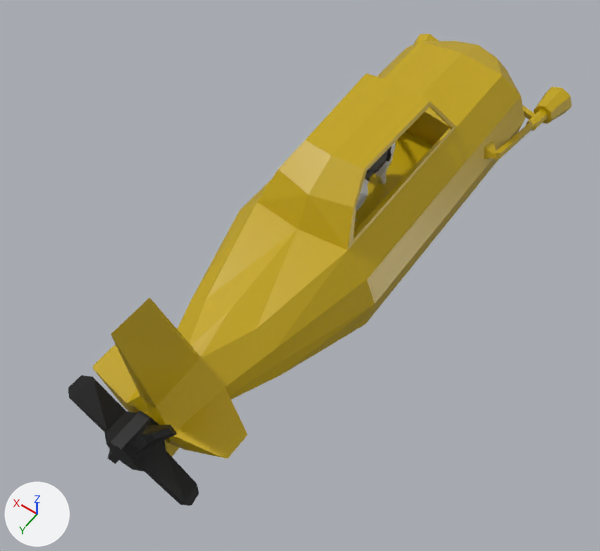
Before and after pictures for a commit that changed the Blender file blender/submarine.blend.
Camera for both pictures: a 50 mm camera at (-4.13, 6.81, 8.81) aimed at (-0.12, 1.19, -0.02). Lighting does not change. The marker at lower left points along +X, +Y and +Z.

In view in the first picture: 'propeller', 'submarine'.
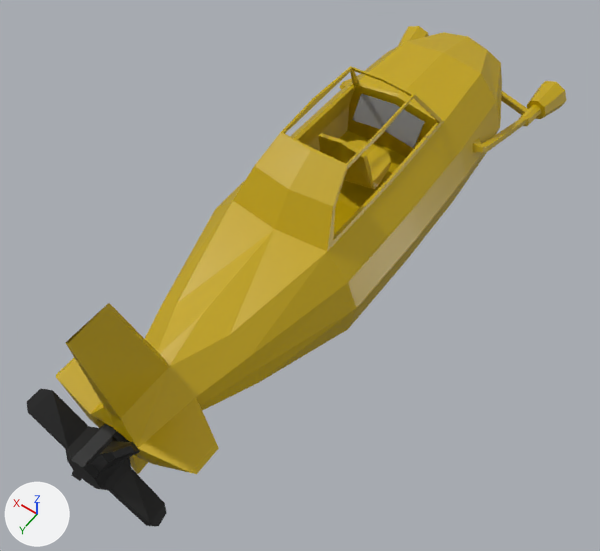
Where the change shows, as pixel boxes (x1, y1, x2, y2) in the pictures (600 x 551 px; the box of a moved part takes in the faces that stretch with it):
'submarine', reshaped (6% wider): before (93, 34, 572, 459); after (56, 26, 566, 474)
'propeller', moved: before (68, 375, 199, 506); after (27, 389, 167, 527)
part 1 of me_cube, moved or reshaped: before (414, 34, 572, 131); after (398, 26, 566, 126)
part 2 of me_cube, rebuilt: before (93, 41, 525, 459); after (56, 32, 502, 474)
part 3 of me_cube, added (yellow): after (473, 91, 528, 153)
part 4 of me_cube, deleted (yellow): before (484, 106, 536, 159)

What the commit changed:
Material 'sub-panel' (mat_sub_panel) is new.
Its base color is (0.202, 0.202, 0.202) (grey #7c7c7c).
me_cube is used by ob_submarine; location (0.0, 0.0, 0.0).
me_cube had 188 vertices, 167 faces and spanned x 0.0..1.53, y -4.76..4.18, z -1.12..2.08.
me_cube now has 232 vertices, 208 faces and spans x 0.0..1.53, y -4.29..4.66, z -0.69..2.52.
me_cube part 1: the loose piece of 56 vertices spanning x 1.02..1.53, y -4.76..-3.82, z -0.74..-0.23 is moved by (0.0, 0.47, 0.44).
me_cube part 2: the loose piece of 106 vertices spanning x 0.0..1.18, y -4.3..4.18, z -1.12..2.08 is rebuilt with 130 vertices and now spans x 0.0..1.21, y -3.82..4.66, z -0.69..2.52.
me_cube part 3: a new loose piece of 26 vertices spanning x 0.0..1.25, y -4.01..-1.62, z -0.15..0.73, in mat_material (yellow #c5a600).
Part 4, on me_cube:
26 vertices are removed from x 0.0..1.33, y -4.49..-2.09, z -0.58..0.29.
25 faces are deleted.
me_cube now uses material mat_sub_panel (grey #7c7c7c).
Object 'propeller' (ob_propeller) moves from (0.0, 3.596, 0.0124) to (0.0, 4.096, 0.412).
